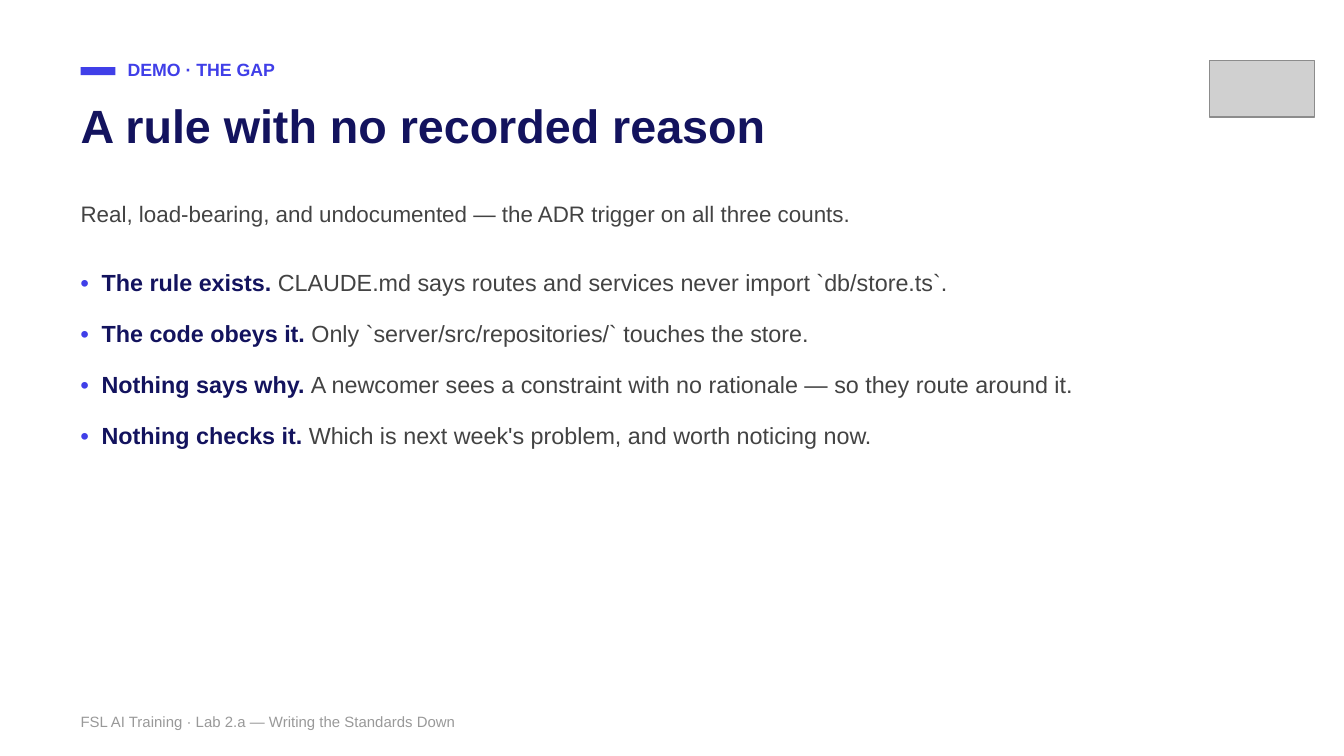
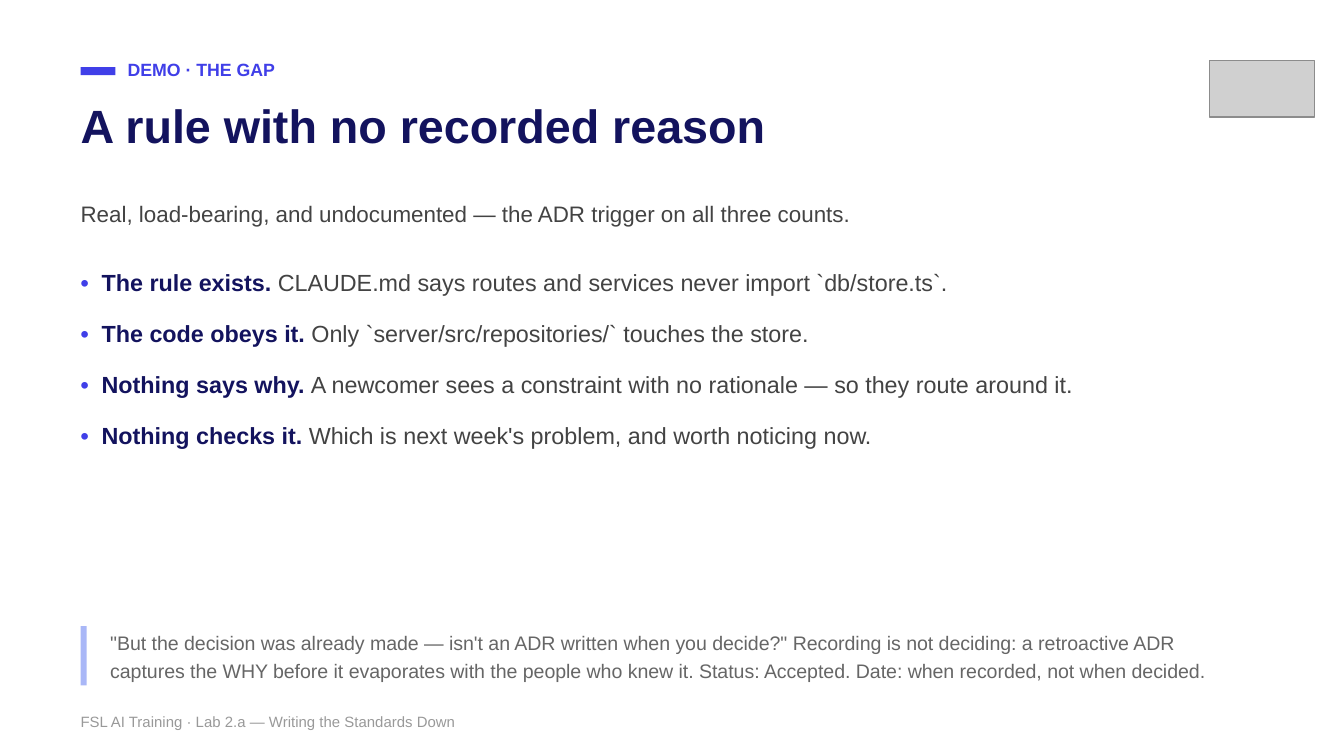
Before and after one commit to mike-tajmajer-fullstacklabs/fsl-taskboard-lab, a slide deck: slide 14 of docs/instructor/lab-2a-writing-the-standards-down.pptx. Drawn at 1344x756 pixels with LibreOffice and Linux fonts; fonts in the diff are those of the drawing; grey boxes stand for pictures. Boxes give left, top, right and bottom in pixels: in the first picture for what was removed or moved away, otherwise in the second. Text is boxed around its words. In the diff, an @@ line names an element or a change of style, - is before the commit and + after.

```diff
--- a/docs/instructor/lab-2a-writing-the-standards-down.pptx
+++ b/docs/instructor/lab-2a-writing-the-standards-down.pptx
@@ rectangle added at box(81, 626, 86, 685), fill #A9B7F7 @@
@@ text added at box(110, 636, 1206, 682), 10.5 pt, text #666666 @@
+"But the decision was already made — isn't an ADR written when you decide?" Recording is not deciding: a retroactive ADR captures the WHY before it evaporates with the people who knew it. Status: Accepted. Date: when recorded, not when decided.
```
Also in this commit, not shown: 5 other slides changed, 2 slides added, 6 other files.
